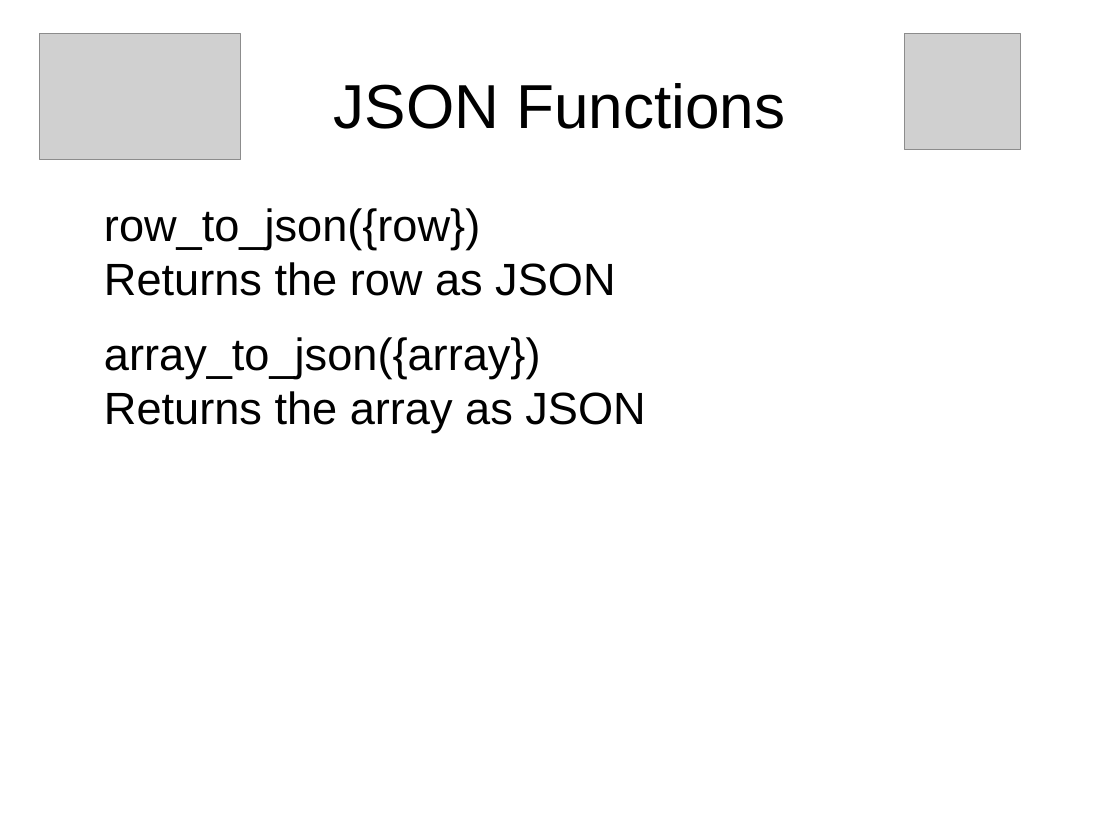
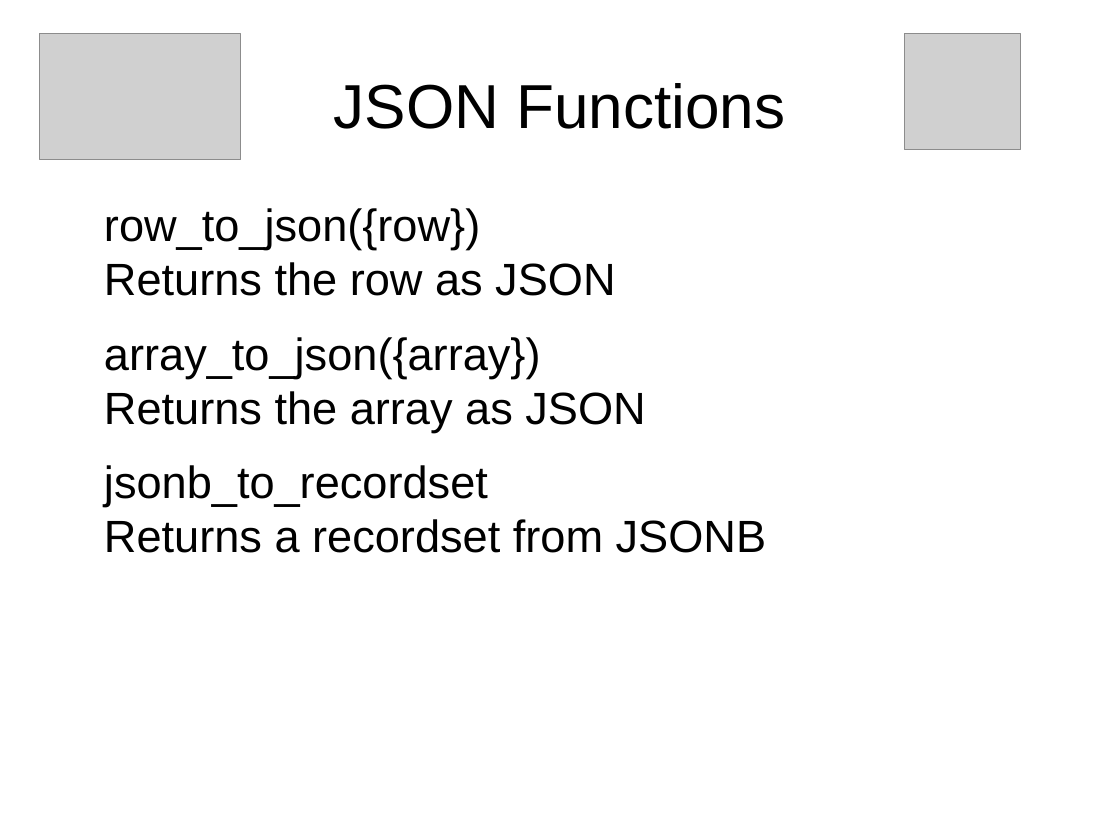
Before and after one commit to sjstoelting/talks, a slide deck: slide 6 of json-by-example/JSON-by-example.odp. Drawn at 1120x840 pixels with LibreOffice and Linux fonts; fonts in the diff are those of the drawing; grey boxes stand for pictures. Boxes give left, top, right and bottom in pixels: in the first picture for what was removed or moved away, otherwise in the second. Text is boxed around its words. In the diff, an @@ line names an element or a change of style, - is before the commit and + after.

Commit message:
Added jsonb_to_recordset to the function list covered in the talk.

```diff
--- a/json-by-example/JSON-by-example.odp
+++ b/json-by-example/JSON-by-example.odp
@@ text at (x1=104, y1=465, x2=767, y2=553): paragraph added @@
+jsonb_to_recordset
+Returns a recordset from JSONB
```
Also in this commit, not shown: 1 other file.
